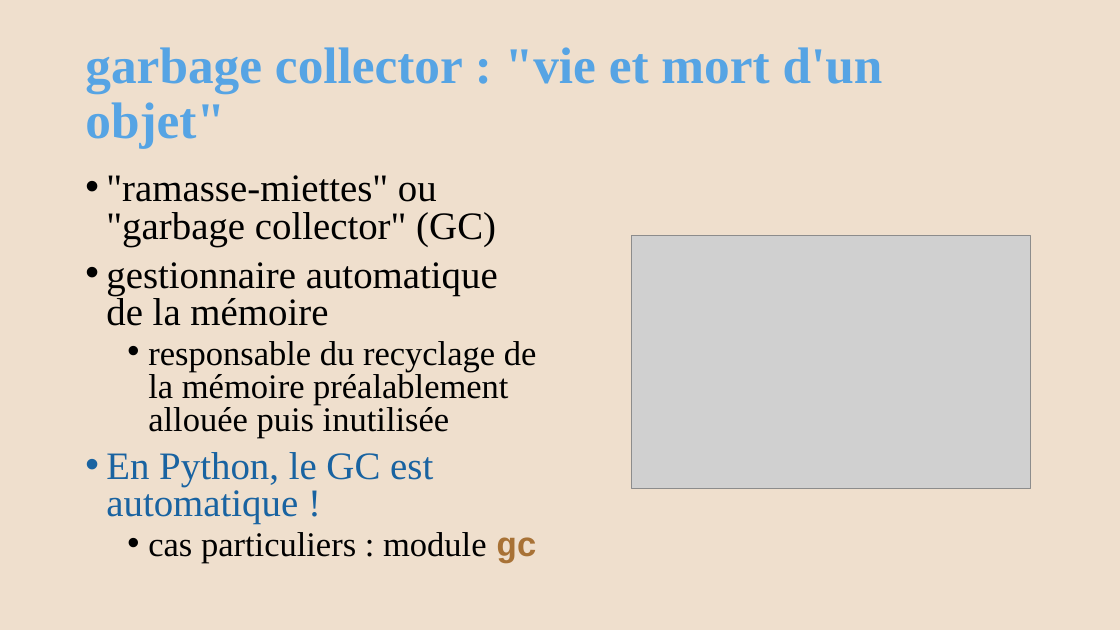
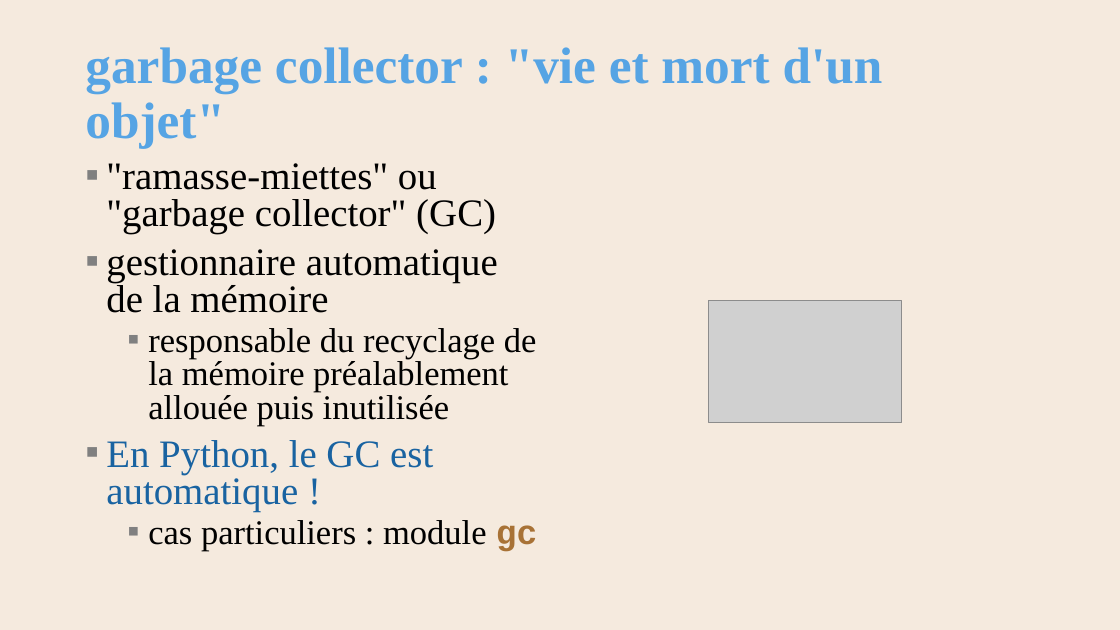
Before and after one commit to AlainWafflard/4IPO3, a slide deck: slide 43 of syllabus/11-POO-basic/11_syllabus.pptx. Drawn at 1120x630 pixels with LibreOffice and Linux fonts; fonts in the diff are those of the drawing; grey boxes stand for pictures; background and template pictures are left out. Boxes give left, top, right and bottom in pixels: in the first picture for what was removed or moved away, otherwise in the second. Text is boxed around its words. In the diff, an @@ line names an element or a change of style, - is before the commit and + after.

```diff
--- a/syllabus/11-POO-basic/11_syllabus.pptx
+++ b/syllabus/11-POO-basic/11_syllabus.pptx
@@ background #EFDFCD to #F5EADE @@
@@ text ""ramasse-miettes" ou "garbage collector" (GC)": place and size @@
-text ""ramasse-miettes" ou "garbage collector" (GC)" at (106,175,537,564)
+text ""ramasse-miettes" ou "garbage collector" (GC)" at (106,163,537,552)
@@ text ""ramasse-miettes" ou "garbage collector" (GC)" at (106,163,537,552): bullet • to ▪ @@
@@ picture: place and size @@
-picture at (632,235,1031,489)
+picture at (709,300,902,423)
```
Also in this commit, not shown: 84 other slides changed, 33 other files.
